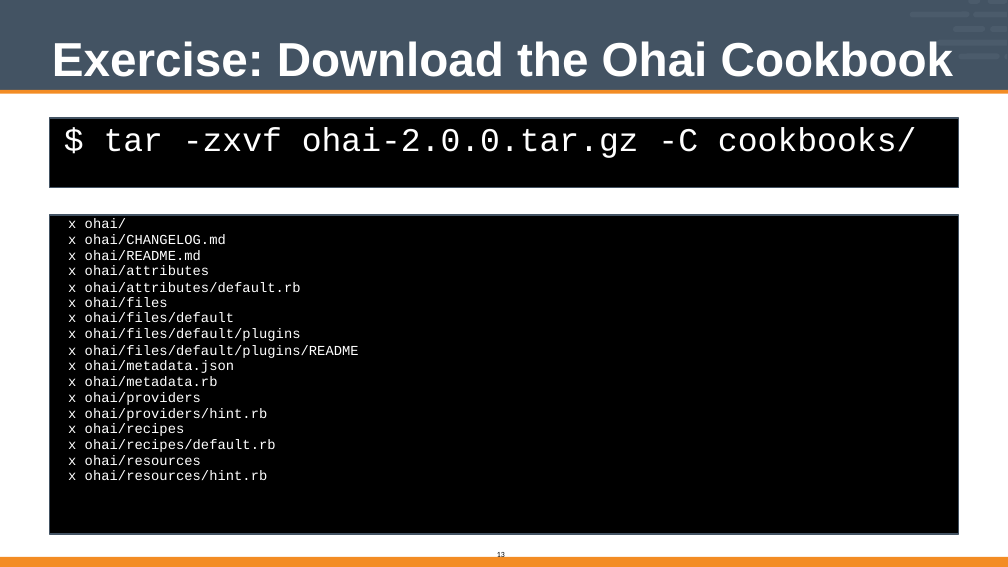
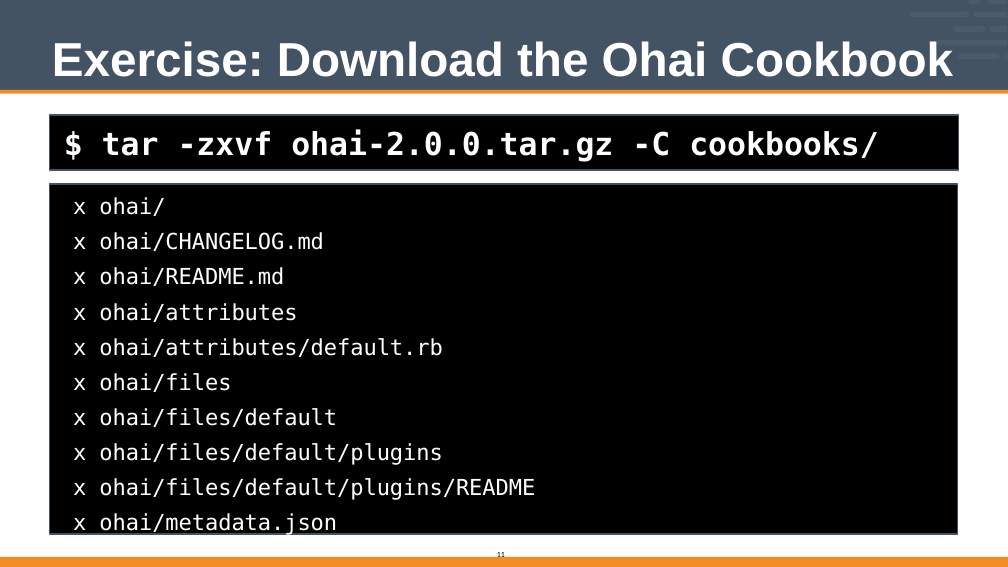
Before and after one commit to vinyar/chef-intermediate, a slide deck: slide 11 of Modules/06-Chef_Intermediate.pptx (slide 13 before the commit). Drawn at 1008x567 pixels with LibreOffice and Linux fonts; fonts in the diff are those of the drawing. Boxes give left, top, right and bottom in pixels: in the first picture for what was removed or moved away, otherwise in the second. Text is boxed around its words. In the diff, an @@ line names an element or a change of style, - is before the commit and + after.

```diff
--- a/Modules/06-Chef_Intermediate.pptx
+++ b/Modules/06-Chef_Intermediate.pptx
@@ rectangle "$ tar -zxvf ohai-2.0.0.tar.gz -C ...": place and size @@
-rectangle "$ tar -zxvf ohai-2.0.0.tar.gz -C ..." at box(50, 118, 959, 187)
+rectangle "$ tar -zxvf ohai-2.0.0.tar.gz -C ..." at box(50, 115, 959, 170)
@@ rectangle "$ tar -zxvf ohai-2.0.0.tar.gz -C ..." at box(50, 115, 959, 170): size 42 to 40 pt, font Courier New to DejaVu Sans Mono, bold on; letter spacing -0.1 to 0 pt in "tar -zxvf ohai-2.0.0.tar.gz -C"; vertical alignment top to middle @@
@@ rectangle "x ohai/": place and size @@
-rectangle "x ohai/" at box(50, 215, 959, 533)
+rectangle "x ohai/" at box(50, 184, 958, 534)
@@ text in rectangle at box(73, 197, 442, 465): size 17.5 to 28 pt, font Courier New to DejaVu Sans Mono, letter spacing 0.1 to -0.1 pt in "x ohai/", "x ohai/attributes", "x ohai/files/default", "x ohai/files/default/plugins"; indent changed; line spacing 20.5pt to 44.5pt; line spacing 19pt to 44.5pt; line spacing 20pt to 44.5pt @@
@@ text in rectangle at box(73, 232, 324, 286): text changed; size 17.5 to 28 pt; font Courier New to DejaVu Sans Mono @@
-x ohai/CHANGELOG.md x ohai/README.md
+x ohai/CHANGELOG.md
+x ohai/README.md
@@ text in rectangle at box(73, 338, 442, 392): text changed; size 17.5 to 28 pt; font Courier New to DejaVu Sans Mono @@
-x ohai/attributes/default.rb x ohai/files
+x ohai/attributes/default.rb
+x ohai/files
@@ text in rectangle at box(73, 478, 535, 536): text changed; size 17.5 to 28 pt; font Courier New to DejaVu Sans Mono @@
-x ohai/files/default/plugins/README x ohai/metadata.json
-x ohai/metadata.rb x ohai/providers
-x ohai/providers/hint.rb x ohai/recipes
-x ohai/recipes/default.rb x ohai/resources
-x ohai/resources/hint.rb
+x ohai/files/default/plugins/README
+x ohai/metadata.json
```
Also in this commit, not shown: 36 other slides changed, 11 slides removed.
